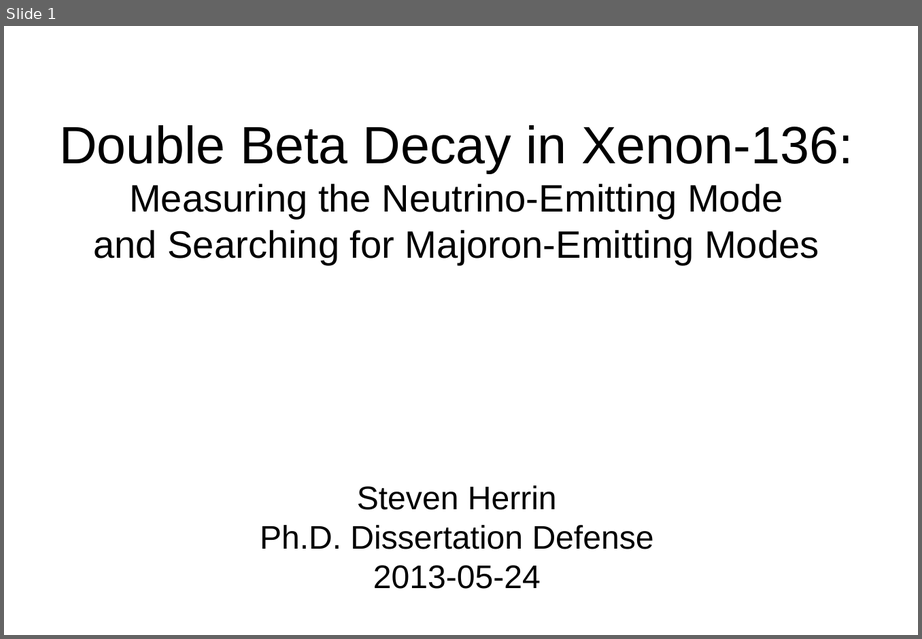
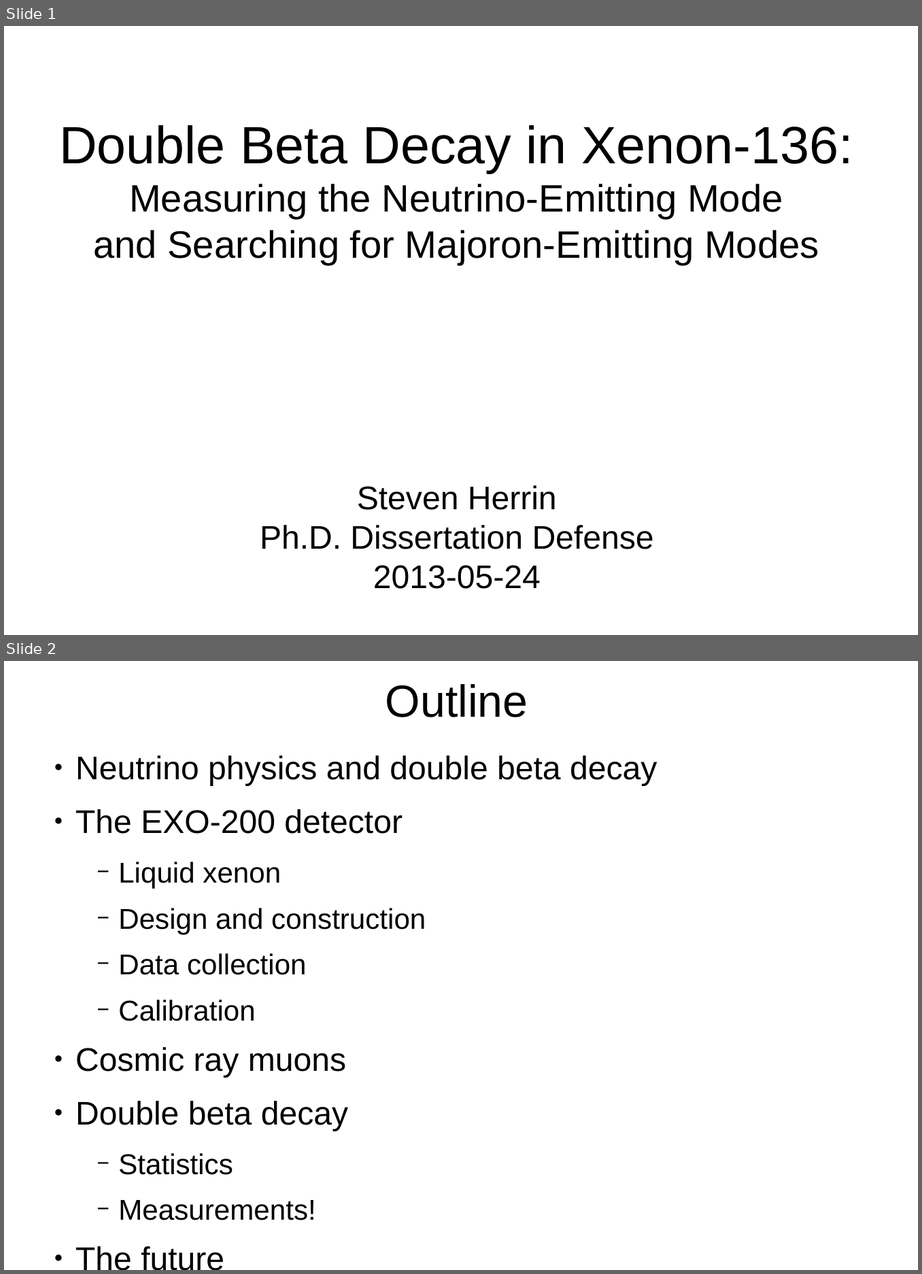
Before and after one commit to steveherrin/PhDThesis, a slide deck: Defense Presentation/Herrin-20130524-PhDDefense.odp. Shown one above the other, each under a label of ours: slide 1 before the commit, slides 1 and 2 after it. The pictures are 922x639 and 922x1274 pixels, drawn with LibreOffice and Linux fonts; fonts in the diff are those of the drawing. Boxes give left, top, right and bottom in pixels: in the first picture for what was removed or moved away, otherwise in the second. Text is boxed around its words. In the diff, an @@ line names an element or a change of style, - is before the commit and + after.

```diff
--- a/Defense Presentation/Herrin-20130524-PhDDefense.odp
+++ b/Defense Presentation/Herrin-20130524-PhDDefense.odp
@@ slide 2 added at (4,661,918,1270), background #FFFFFF @@
@@ title added at (385,684,528,717), 37.7 pt, text #000000 @@
+Outline
@@ text added at (75,756,657,1221), 27.4 pt, text #000000 @@
+● Neutrino physics and double beta decay
+● The EXO-200 detector
+  − Liquid xenon
+  − Design and construction
+  − Data collection
+  − Calibration
+● Cosmic ray muons
+● Double beta decay
+  − Statistics
+  − Measurements!
+● The future
```
Also in this commit, not shown: 1 other slide added.
